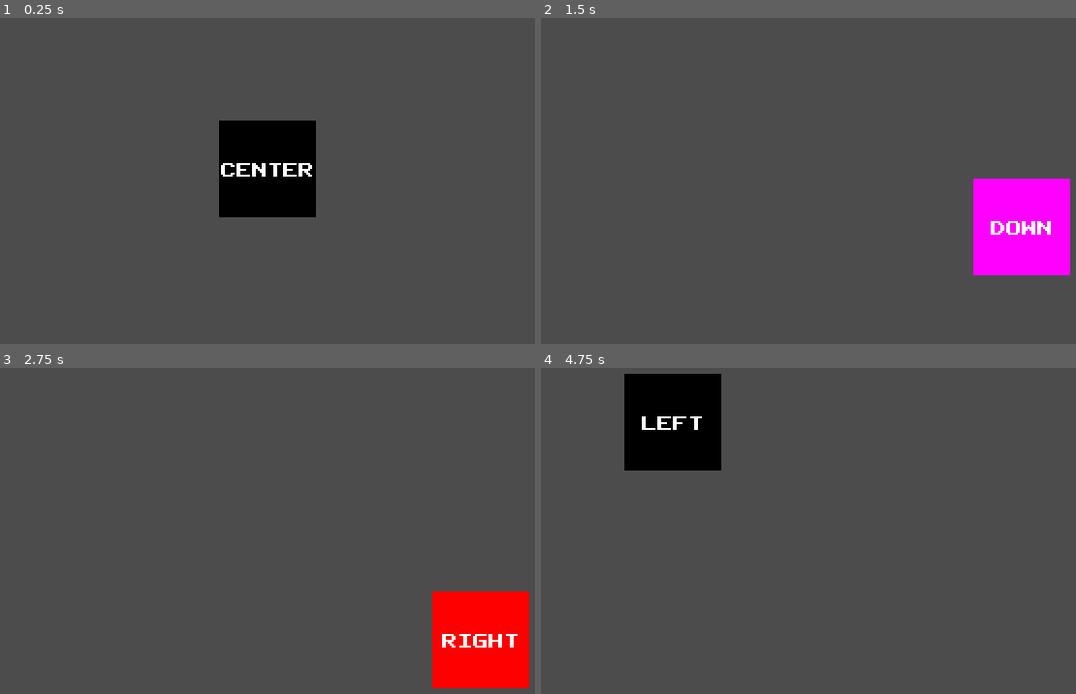
Above: before the commit, frames 1-4 (two rows, left to right).
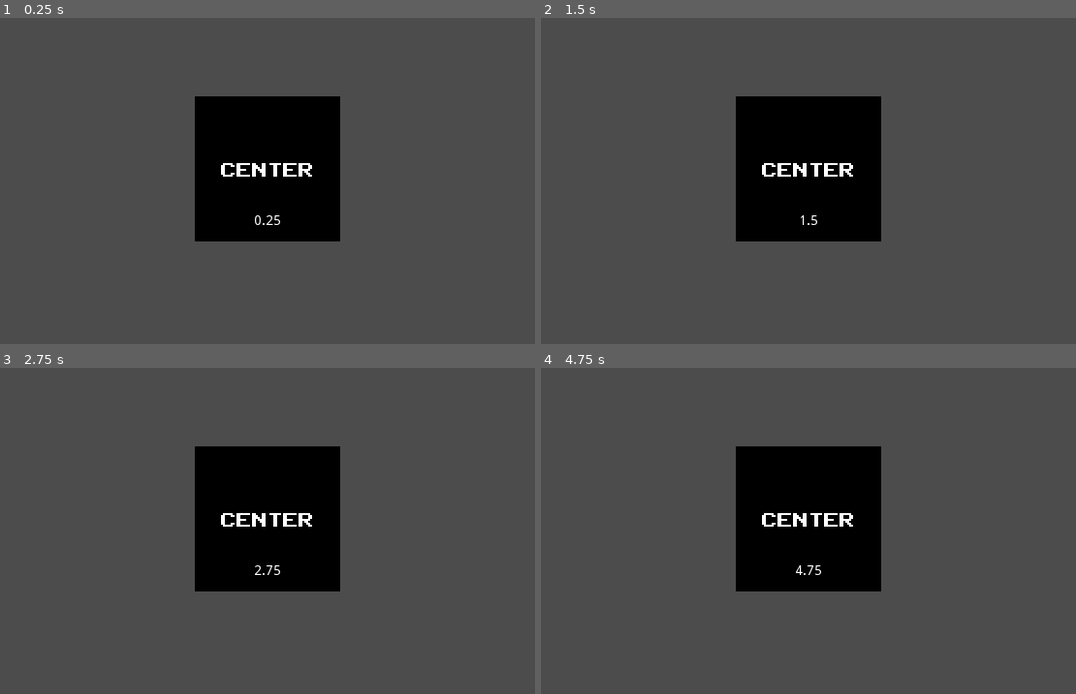
Above: after the commit, the same moments.

Repository: ias4g/atividade-4-fazendo-hello-world-godot
Game: Godot game, scene res://src/interface.tscn
Same seed, same stepped clock (60 frames per second), same inputs: the game is played once before the commit and once after it.
Inputs:
- Up to frame 1 (0.25 s): no input
- Up to frame 2 (1.5 s): hold Right (ui_right) 0.53-1.28 s; hold Down (ui_down) from 1.28 s (still down)
- Up to frame 3 (2.75 s): tap Enter at 2 s; release Down (ui_down) at 2.03 s; hold Right (ui_right) from 2.03 s (still down)
- Up to frame 4 (4.75 s): release Right (ui_right) at 2.78 s; hold Up (ui_up) 2.78-3.53 s; hold Left (ui_left) from 3.53 s (still down)

The runs differ from the first frame. In frame 1, 6.7% of the frame differs, in the area x 36-64%, y 24-69%; in frame 2, 17%, in the area x 36-99%, y 24-79%; in frame 3, 17%; in frame 4, 17%.
Error after the commit: Invalid set index 'text' (on base: 'null instance') with value of type 'String'. (res://src/scripts/Background.gd:20)

Commit message:
Update dialog.tscn

Diff:
--- a/atividade-4-fazendo-hello-world-godot/src/dialog.tscn
+++ b/atividade-4-fazendo-hello-world-godot/src/dialog.tscn
@@ -1,7 +1,8 @@
-[gd_scene load_steps=4 format=2]
+[gd_scene load_steps=5 format=2]
 
 [ext_resource path="res://src/scripts/Background.gd" type="Script" id=1]
 [ext_resource path="res://assets/public_pixel.ttf" type="DynamicFontData" id=2]
+[ext_resource path="res://src/Cronometer.gd" type="Script" id=3]
 
 [sub_resource type="DynamicFont" id=1]
 font_data = ExtResource( 2 )
@@ -15,15 +16,15 @@
 anchor_top = 0.5
 anchor_right = 0.5
 anchor_bottom = 0.5
-margin_left = -50.0
-margin_top = -50.0
-margin_right = 50.0
-margin_bottom = 50.0
+margin_left = -75.0
+margin_top = -75.0
+margin_right = 75.0
+margin_bottom = 75.0
 color = Color( 0, 0, 0, 1 )
 script = ExtResource( 1 )
-velocity = 300
+velocity = 250
 
-[node name="Label" type="Label" parent="Background"]
+[node name="Description" type="Label" parent="Background"]
 anchor_left = 0.5
 anchor_top = 0.5
 anchor_right = 0.5
@@ -38,4 +39,18 @@
 valign = 1
 clip_text = true
 uppercase = true
-percent_visible = -0.166667
+
+[node name="Cronometer" type="Label" parent="Background"]
+anchor_left = 0.5
+anchor_top = 1.0
+anchor_right = 0.5
+anchor_bottom = 1.0
+margin_left = -59.0
+margin_top = -42.0
+margin_right = 59.0
+text = "Center"
+align = 1
+valign = 1
+clip_text = true
+uppercase = true
+script = ExtResource( 3 )
